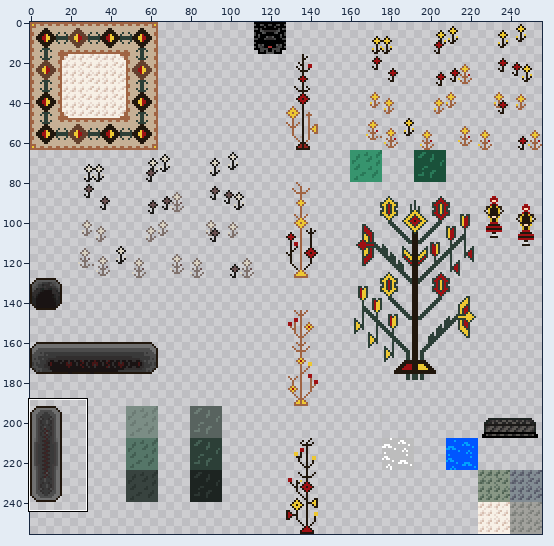
Two states of a sprite sheet, assets/Main Tileset.png. Above: a wide view before the commit, with the close-up outlined.
Close-up. Old version:
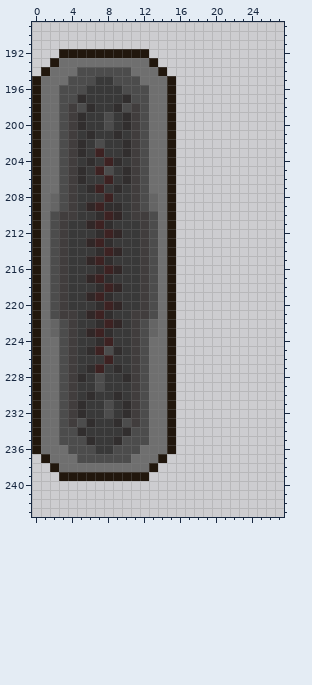
The file is 256x256 pixels. Pixels under 10% opacity are left out. Colours within 5 levels of each other are drawn and written as one. Shown: x 0..27, y 189..243. The commit also changed other parts of the picture, which this record leaves out.
Once edited:
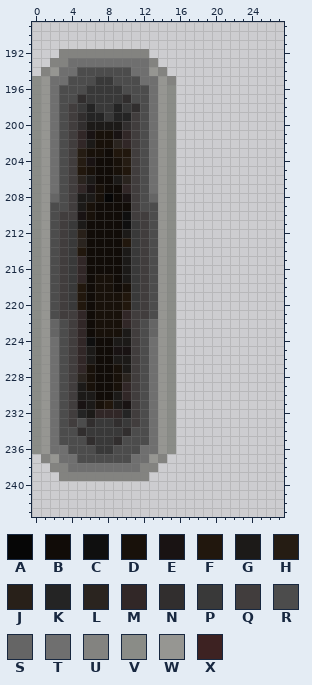
Palette (. is transparent): A #060606  B #110c08  C #0f0f0f  D #18110a  E #191313  F #21170d  G #1c1a18  H #251c13  J #282019  K #242424  L #2a241f  M #312727  N #312e2e  P #393939  Q #413d3d  R #4c4c4c  S #656565  T #6f6f6f  U #838380  V #8a8c87  W #969692  X #3d2222
Edits made:
Changed rows in their new state; - is an unchanged pixel.
first column x 0:
192 ---UUUUUUUUUU---
193 --UU---------U--
194 -UW----------WU-
195 VW------------WU
196 VW------------WV
197 VW------------WV
198 VW---PK--KPN--WV
199 VW----KKPKK---WV
200 VW----GGGG----WV
201 VW---MEDDEM---WV
202 VW---MGDDLM---WV
203 VW---HDDBFF---WV
204 VW---HEBBDH---WV
205 VW---FDBBDF---WV
206 VW---LGBBGL---WV
207 VW---MEDBBM---WV
208 VW---GGDABE---WV
209 VWR--GDBBBB--RWV
210 VW---EDBBBC---WV
211 VW---GBBBBC---WV
212 VW---JBBBBG---WV
213 VW---LBBBBF---WV
214 VW---FBBBBG---WV
215 VW---MBBBBG---WV
216 VW---MBBBBG---WV
217 VW---MBDDBG---WV
218 VW---FBDDBD---WV
219 VW---FBDDDF---WV
220 VW---FBDDDF---WV
221 VW---MBDDDM---WV
222 VW---MBDDDM---WV
223 VW---MBDDDG---WV
224 VW---MCBBGG---WV
225 VW---MGBBEE---WV
226 VW---MGBBGG---WV
227 VW---MDBBDG---WV
228 VW---LDBBDL---WV
229 VW---GDBBDM---WV
230 VW---GGBBGM---WV
231 VW---EGDFGE---WV
232 VW---KGMMMK---WV
233 VW--------P---WV
234 VW------------WV
235 VW------------WV
236 VW------------WV
237 -UW----------WU-
238 --UU--------UU--
239 ---UUUUUUUUUU---
Boxes around the changes in both close-ups, in picture pixels (x1, y1, x2, y2):
changed: (32, 49, 176, 481)
